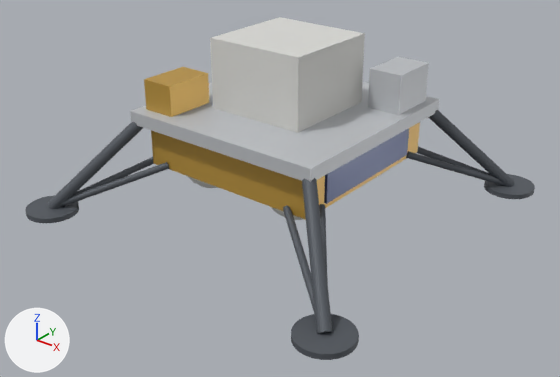
One commit to the glTF model web/public/models/griffin-lander.glb: the scene before it, then after it.
Camera for both pictures: a 50 mm camera at (5.15, -6.58, 4.19) aimed at (0.14, -0.32, 0.31). Arrows for +X, +Y and +Z are at lower left; the lights stay in place. The older version comes first. Where no turn or scale is listed for an object, it has been applied to the vertices. Vertices at exactly the same position are counted once.

Names of what the first picture shows: 'lander-body-cell-blue', 'lander-body-deck-grey', 'lander-body-foil-gold', 'landing-legs-leg-grey', 'payload-deck-grey', 'payload-foil-gold', 'payload-payload-white' and 1 more.
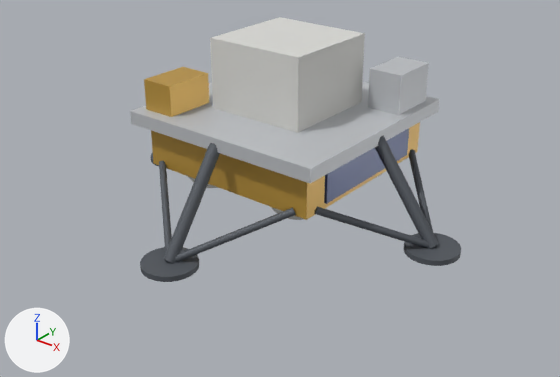
Boxes [x1, y1, x2, y2] around the edits, measured in the pictures (560 x 377 px; the box of a moved part takes in the faces that stretch with it):
'landing-legs-leg-grey', reshaped
    before: [25, 110, 535, 360]
    after: [140, 135, 461, 282]
part 1 of me_mesh_9, moved or reshaped
    before: [291, 314, 359, 360]
    after: [403, 233, 461, 266]
part 2 of me_mesh_9, moved or reshaped (mostly hidden afterwards)
    before: [25, 195, 79, 223]
    after: [151, 153, 159, 166]
part 3 of me_mesh_9, deleted
    before: [47, 110, 535, 333]
part 4 of me_mesh_9, built on
    before: [60, 147, 504, 333]
    after: [140, 135, 438, 282]

The edits, one by one:
me_mesh_9 is used by ob_landing_legs_leg_grey; location (0.0, 0.0, 0.0).
me_mesh_9 had 508 vertices, 960 faces and spanned x -2.25..2.25, y -2.25..2.25, z 0.0..1.15.
me_mesh_9 now has 520 vertices, 960 faces and spans x -2.25..2.25, y -2.25..2.25, z 0.0..1.14.
me_mesh_9 part 1: the loose piece of 50 vertices spanning x 1.65..2.25, y -2.25..-1.65, z 0.0..0.06 is moved by (0.0, 1.95, 0.0).
me_mesh_9 part 2: the loose piece of 50 vertices spanning x -2.25..-1.65, y -2.25..-1.65, z 0.0..0.06 is moved by (0.0, 1.95, 0.0).
me_mesh_9 part 3: 6 loose pieces with 204 vertices, spanning x -2.25..2.25, y -2.01..2.25, z 0.0..1.15, are deleted.
me_mesh_9 part 4: 204 vertices removed from x -1.98..1.98, y -1.98..1.98, z 0.02..0.64; 420 vertices added at x -2.01..2.01, y -2.25..2.25, z 0.0..1.14.
